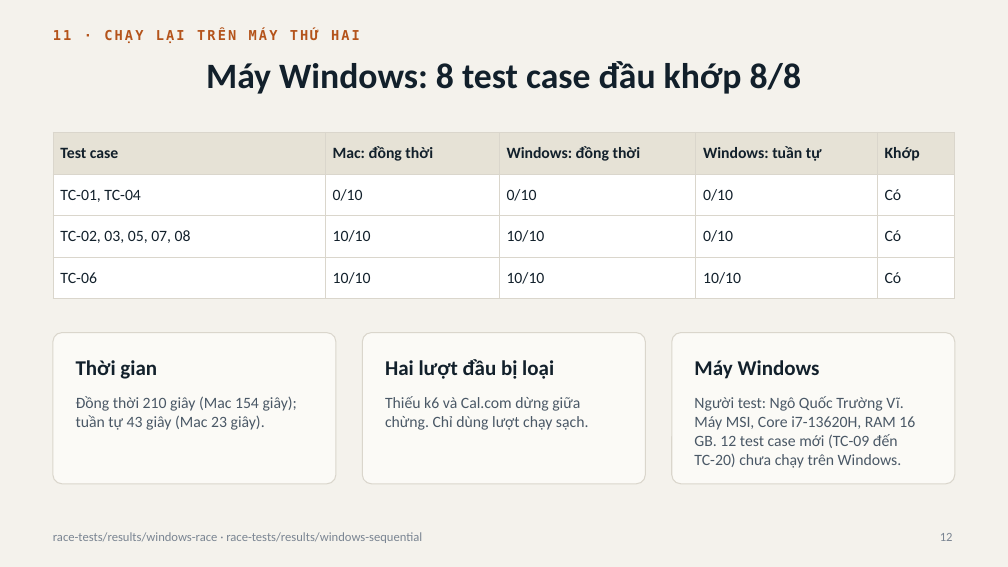
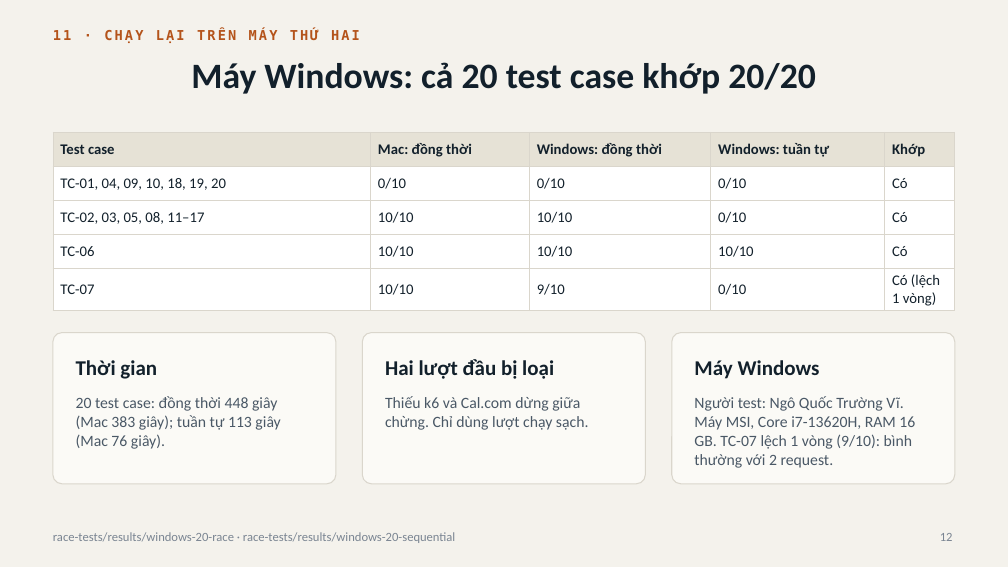
Before and after one commit to 2312741-sudo/kiem_thu_pm, a slide deck: slide 12 of docs/BAO_CAO_GIUA_KY_R05-K15.pptx. Drawn at 1008x567 pixels with LibreOffice and Linux fonts; fonts in the diff are those of the drawing. Boxes give left, top, right and bottom in pixels: in the first picture for what was removed or moved away, otherwise in the second. Text is boxed around its words. In the diff, an @@ line names an element or a change of style, - is before the commit and + after.

```diff
--- a/docs/BAO_CAO_GIUA_KY_R05-K15.pptx
+++ b/docs/BAO_CAO_GIUA_KY_R05-K15.pptx
@@ title at [191, 62, 816, 94]: text changed @@
-Máy Windows: 8 test case đầu khớp 8/8
+Máy Windows: cả 20 test case khớp 20/20
@@ table at [53, 132, 955, 310] @@
-row 2, column 1: TC-01, TC-04
+row 2, column 1: TC-01, 04, 09, 10, 18, 19, 20
-row 3, column 1: TC-02, 03, 05, 07, 08
+row 3, column 1: TC-02, 03, 05, 08, 11–17
+row 5: TC-07 | 10/10 | 9/10 | 0/10 | Có (lệch 1 vòng)
@@ text at [76, 396, 280, 449]: text changed @@
-Đồng thời 210 giây (Mac 154 giây); tuần tự 43 giây (Mac 23 giây).
+20 test case: đồng thời 448 giây (Mac 383 giây); tuần tự 113 giây (Mac 76 giây).
@@ text at [694, 396, 915, 468]: text changed @@
-Người test: Ngô Quốc Trường Vĩ. Máy MSI, Core i7-13620H, RAM 16 GB. 12 test case mới (TC-09 đến TC-20) chưa chạy trên Windows.
+Người test: Ngô Quốc Trường Vĩ. Máy MSI, Core i7-13620H, RAM 16 GB. TC-07 lệch 1 vòng (9/10): bình thường với 2 request.
@@ text at [53, 532, 455, 543]: text changed @@
-race-tests/results/windows-race · race-tests/results/windows-sequential
+race-tests/results/windows-20-race · race-tests/results/windows-20-sequential
```
Also in this commit, not shown: 3 other slides changed, 17 other files.
